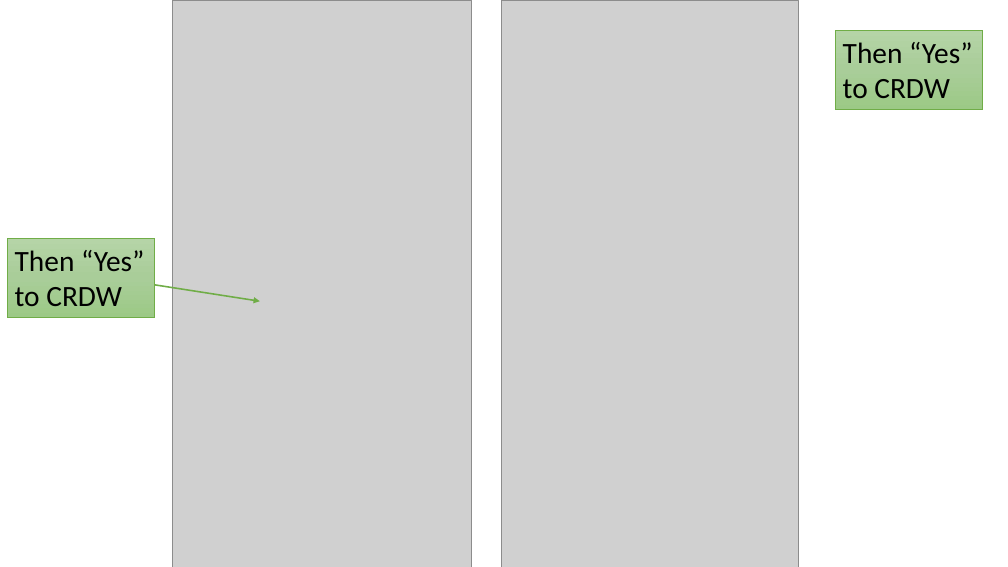
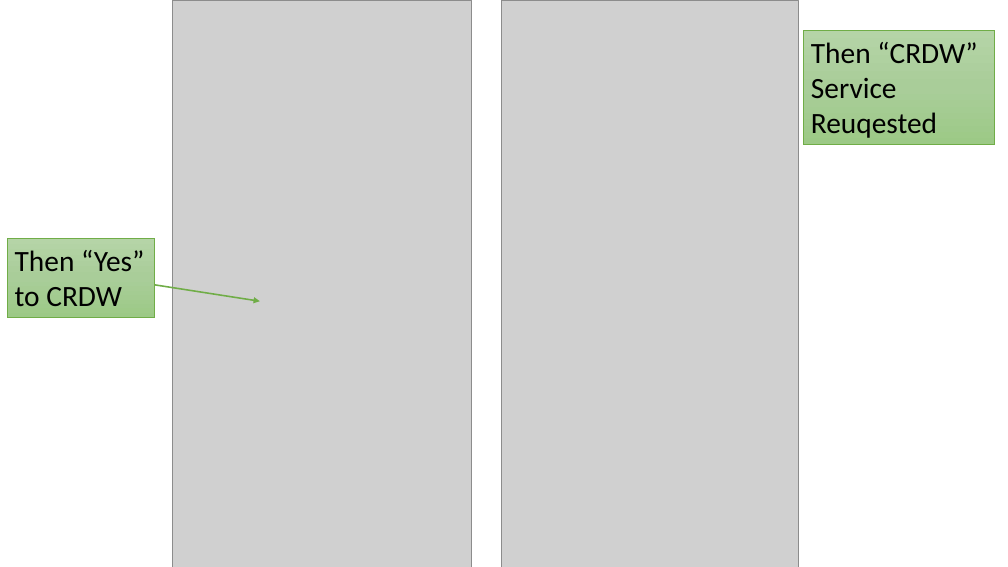
Before and after one commit to OuhscBbmc/prairie-outpost-public, a slide deck: slide 9 of publications/presentation-2024-01-peds-residents-qi/crdw-2024-01.pptx. Drawn at 1008x567 pixels with LibreOffice and Linux fonts; fonts in the diff are those of the drawing; grey boxes stand for pictures. Boxes give left, top, right and bottom in pixels: in the first picture for what was removed or moved away, otherwise in the second. Text is boxed around its words. In the diff, an @@ line names an element or a change of style, - is before the commit and + after.

```diff
--- a/publications/presentation-2024-01-peds-residents-qi/crdw-2024-01.pptx
+++ b/publications/presentation-2024-01-peds-residents-qi/crdw-2024-01.pptx
@@ rectangle "Then “CRDW”": place and size @@
-rectangle "Then “CRDW”" at [836, 30, 982, 109]
+rectangle "Then “CRDW”" at [804, 30, 994, 144]
@@ text in rectangle at [811, 42, 977, 138]: text changed @@
-Then “Yes” to CRDW
+Then “CRDW”
+Service
+Reuqested
```
Also in this commit, not shown: 3 other slides changed.
